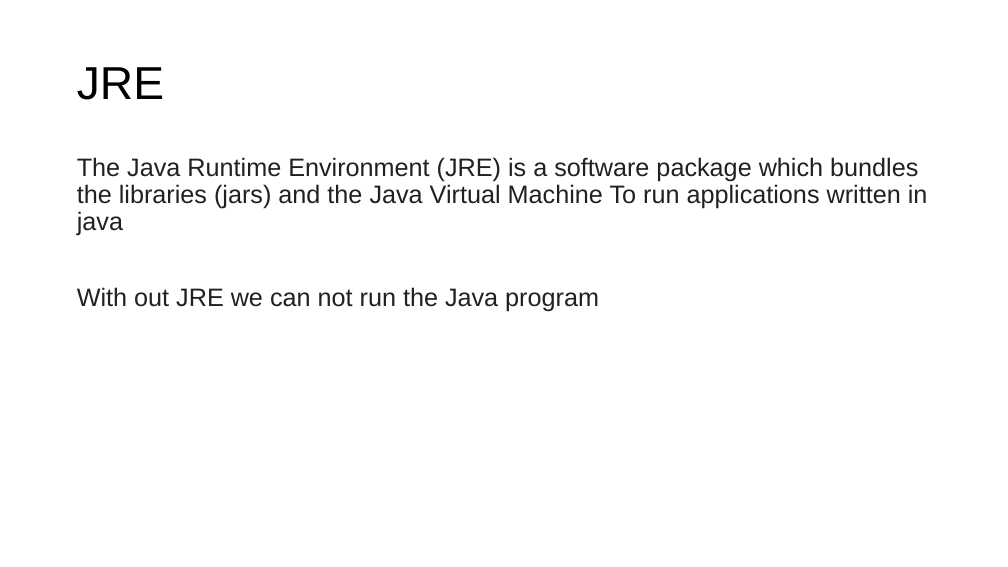
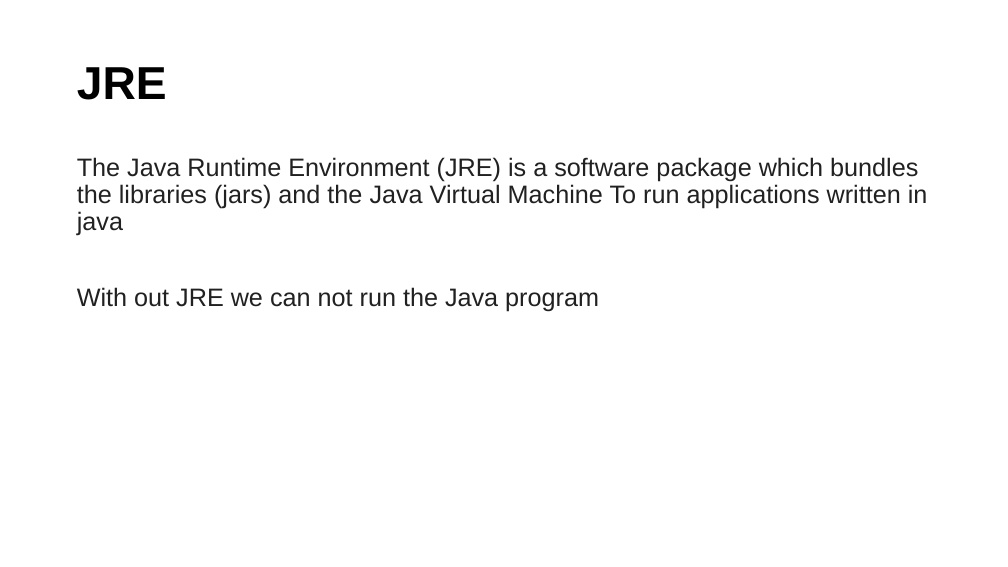
Before and after one commit to adithyavarkuri/Videos, a slide deck: slide 4 of 2.JVM JDK JRE/JDK JVM JRE.pptx. Drawn at 1008x567 pixels with LibreOffice and Linux fonts; fonts in the diff are those of the drawing. Boxes give left, top, right and bottom in pixels: in the first picture for what was removed or moved away, otherwise in the second. Text is boxed around its words. In the diff, an @@ line names an element or a change of style, - is before the commit and + after.

```diff
--- a/2.JVM JDK JRE/JDK JVM JRE.pptx
+++ b/2.JVM JDK JRE/JDK JVM JRE.pptx
@@ title "JRE" at (x1=77, y1=67, x2=167, y2=100): bold on @@
```
Also in this commit, not shown: 4 other slides changed, 4 slides added, 2 other files.
